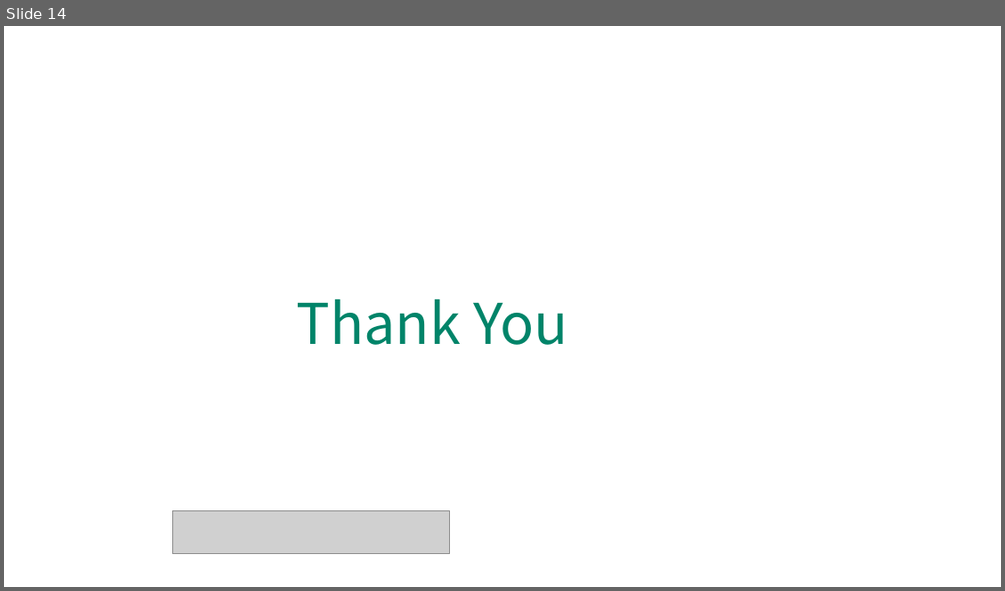
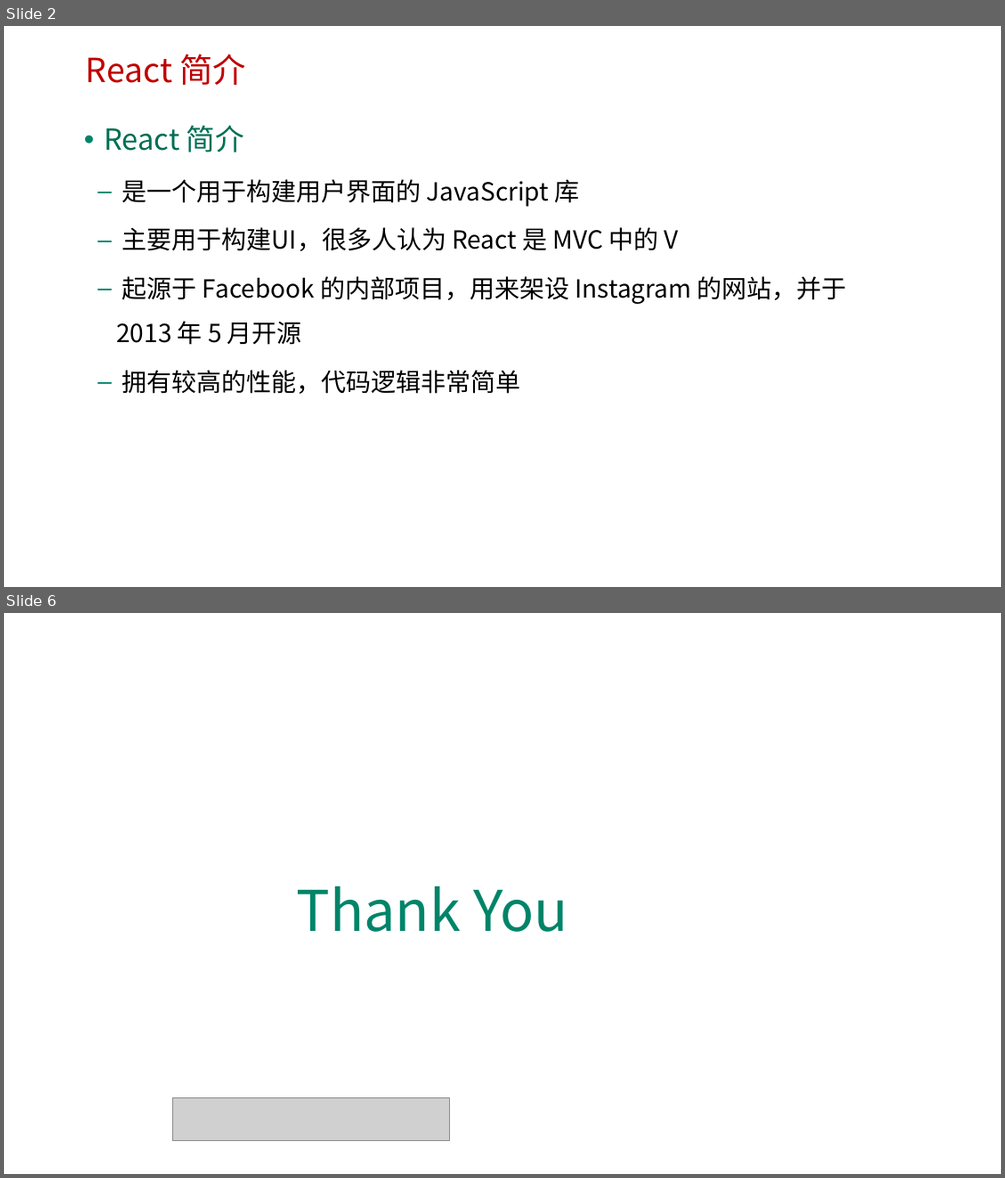
Before and after one commit to HL1115/react, a slide deck: reactjs/ppt/1-1 React简介.pptx. Shown one above the other, each under a label of ours: slide 14 before the commit, slides 2 and 6 after it; the slides between them are not shown. The pictures are 1005x591 and 1005x1178 pixels, drawn with LibreOffice and Linux fonts; fonts in the diff are those of the drawing; grey boxes stand for pictures; background and template pictures are left out. Boxes give left, top, right and bottom in pixels: in the first picture for what was removed or moved away, otherwise in the second. Text is boxed around its words. In the diff, an @@ line names an element or a change of style, - is before the commit and + after.

```diff
--- a/reactjs/ppt/1-1 React简介.pptx
+++ b/reactjs/ppt/1-1 React简介.pptx
@@ slide 2 added at (x1=4, y1=26, x2=1001, y2=587), background picture (left out) @@
@@ text added at (x1=86, y1=54, x2=247, y2=85), 32 pt, text #C00000 @@
+React 简介
@@ text added at (x1=104, y1=125, x2=847, y2=394), 24 pt, text #000000 @@
+• React 简介
+  – 是一个用于构建用户界面的 JavaScript 库
+  – 主要用于构建UI，很多人认为 React 是 MVC 中的 V
+  – 起源于 Facebook 的内部项目，用来架设 Instagram 的网站，并于 2013 年 5 月开源
+  – 拥有较高的性能，代码逻辑非常简单
@@ what was slide 14 is now slide 6 @@
```
Also in this commit, not shown: 1 slide changed, 3 other slides added, 12 slides removed, 1 other file.
